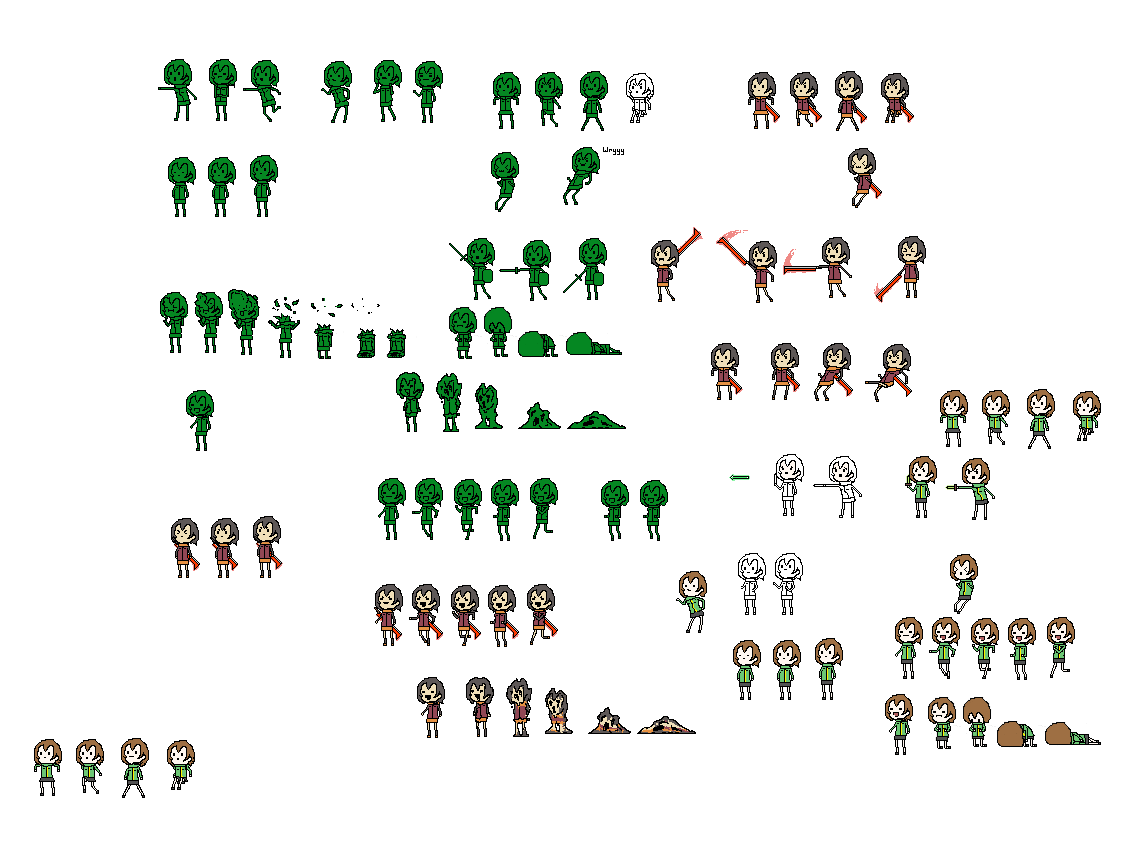
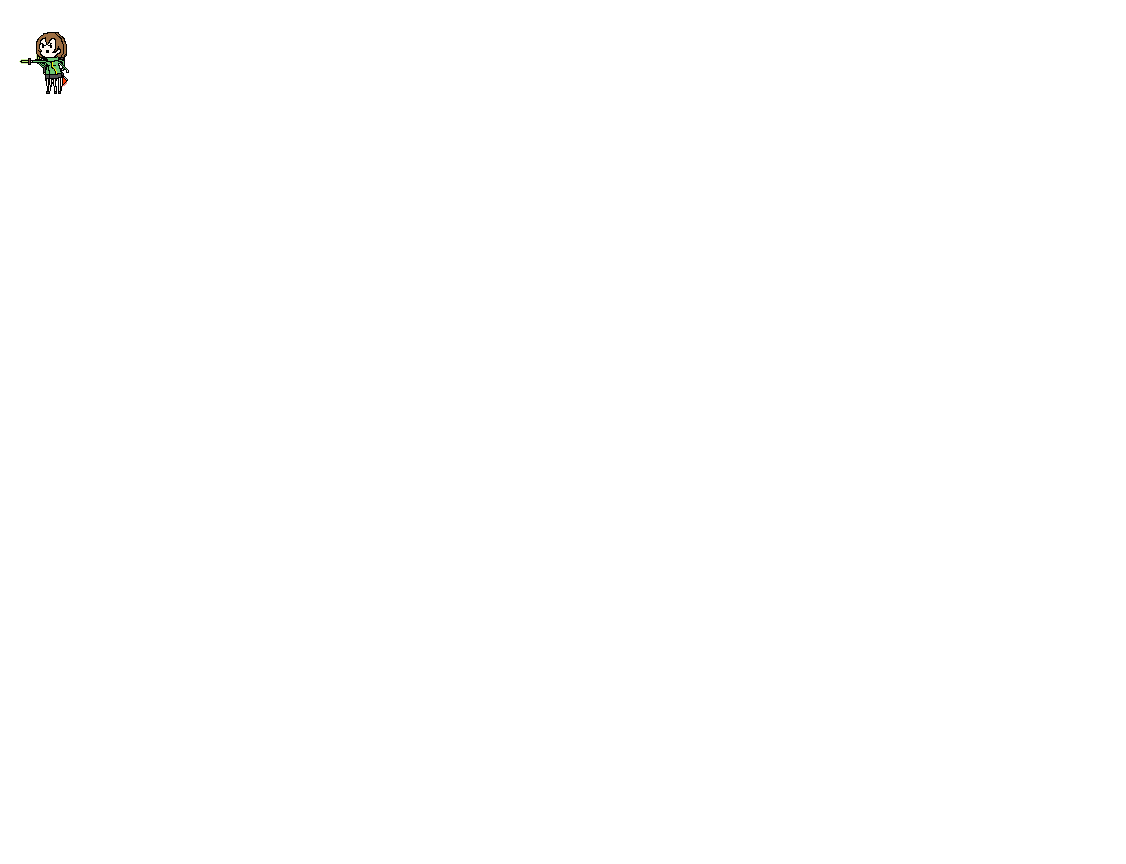
Two versions of the same layered image (1126 × 864). Layer-by-layer changes:
added layer "Attack2" above "Attack1" over (19, 32, 69, 94)
added layer "Attack1" above "Dodge" over (35, 32, 67, 94)
added layer "Dodge" above "Assassin" over (36, 32, 67, 94)
hid group "Assassin" (22 layers) over (19, 32, 69, 94)
hid "Assassin.png" over (34, 59, 1101, 798)
showed "lays" over (39, 34, 68, 94)
